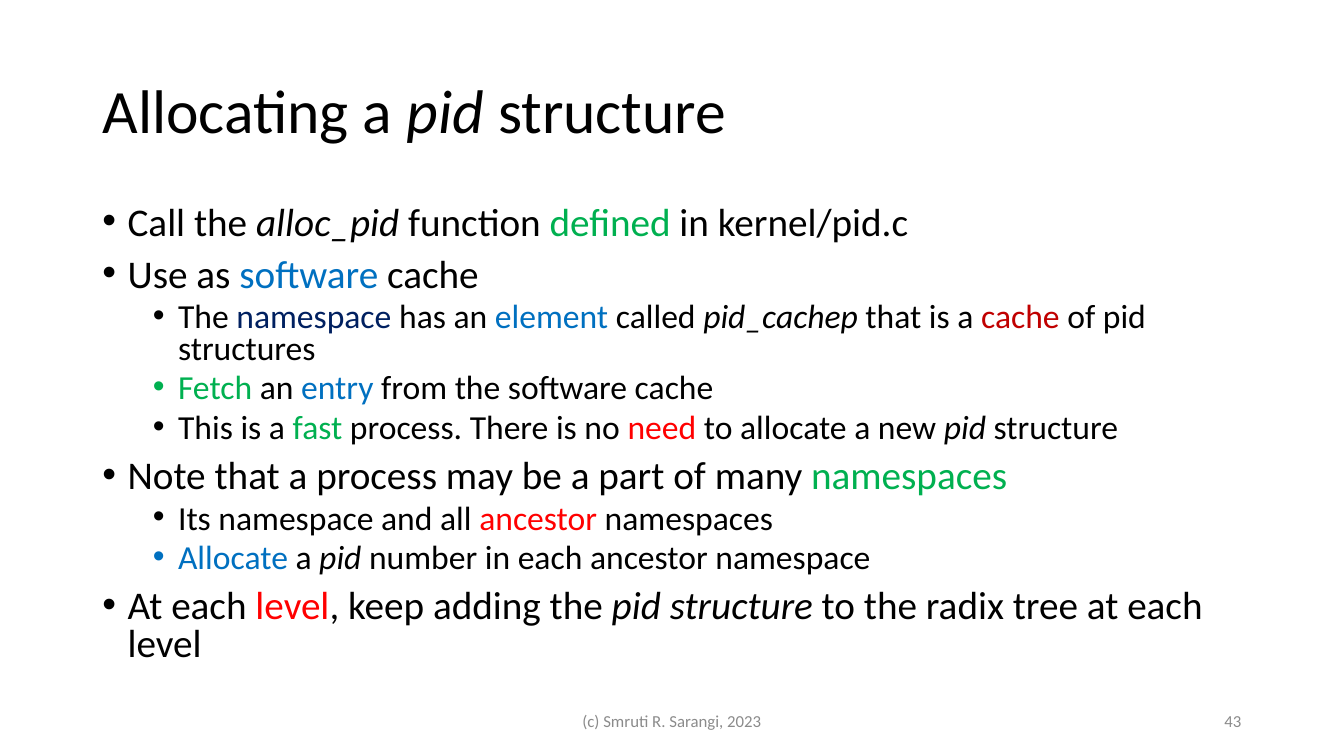
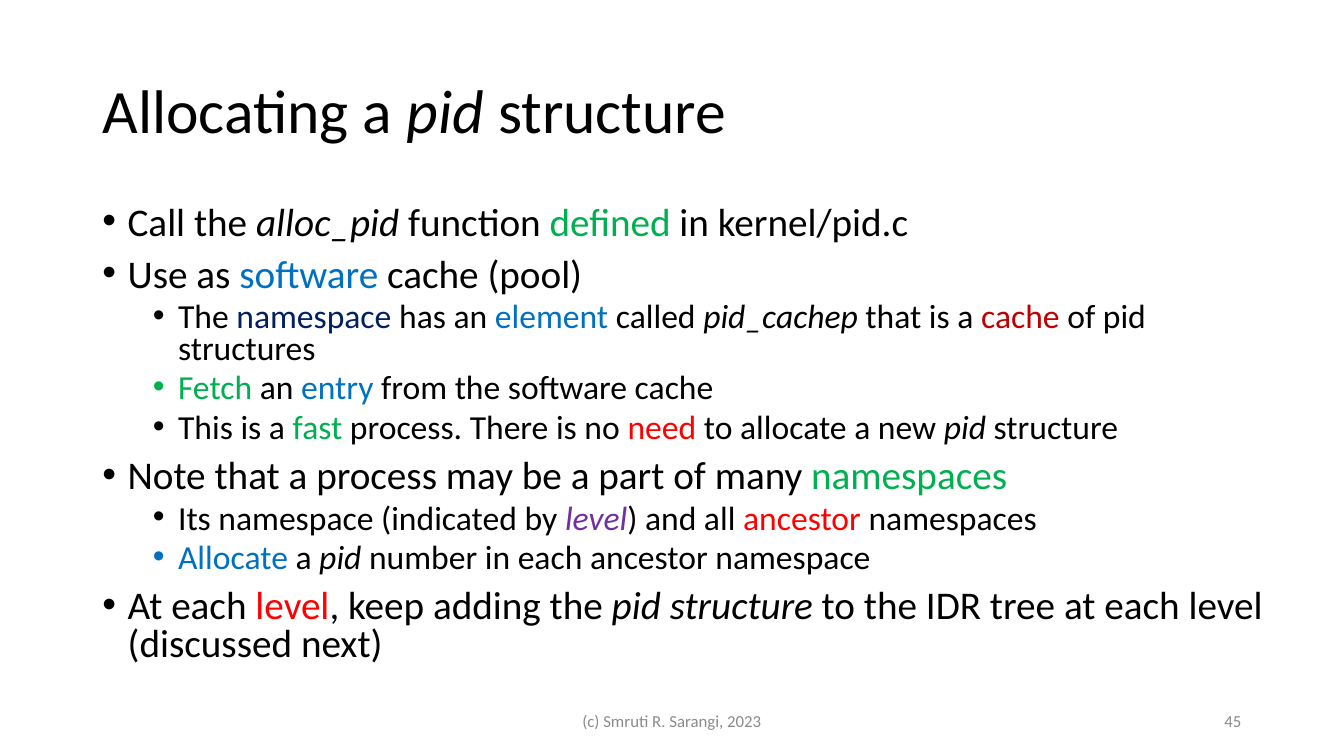
Before and after one commit to srsarangi/srsarangi.github.io, a slide deck: slide 45 of osbook/slides/3.processes.pptx (slide 43 before the commit). Drawn at 1344x756 pixels with LibreOffice and Linux fonts; fonts in the diff are those of the drawing. Boxes give left, top, right and bottom in pixels: in the first picture for what was removed or moved away, otherwise in the second. Text is boxed around its words. In the diff, an @@ line names an element or a change of style, - is before the commit and + after.

```diff
--- a/osbook/slides/3.processes.pptx
+++ b/osbook/slides/3.processes.pptx
@@ text at [128,259,583,295]: text changed @@
-• Use as software cache
+• Use as software cache (pool)
@@ text at [178,505,1037,536]: text changed @@
-  • Its namespace and all ancestor namespaces
+  • Its namespace (indicated by level) and all ancestor namespaces
@@ text at [128,591,1263,663]: text changed @@
-• At each level, keep adding the pid structure to the radix tree at each level
+• At each level, keep adding the pid structure to the IDR tree at each level (discussed next)
@@ page number at [1224,716,1241,727]: text changed @@
-43
+45
```
Also in this commit, not shown: 17 other slides changed, 2 slides added, 2 other files.
